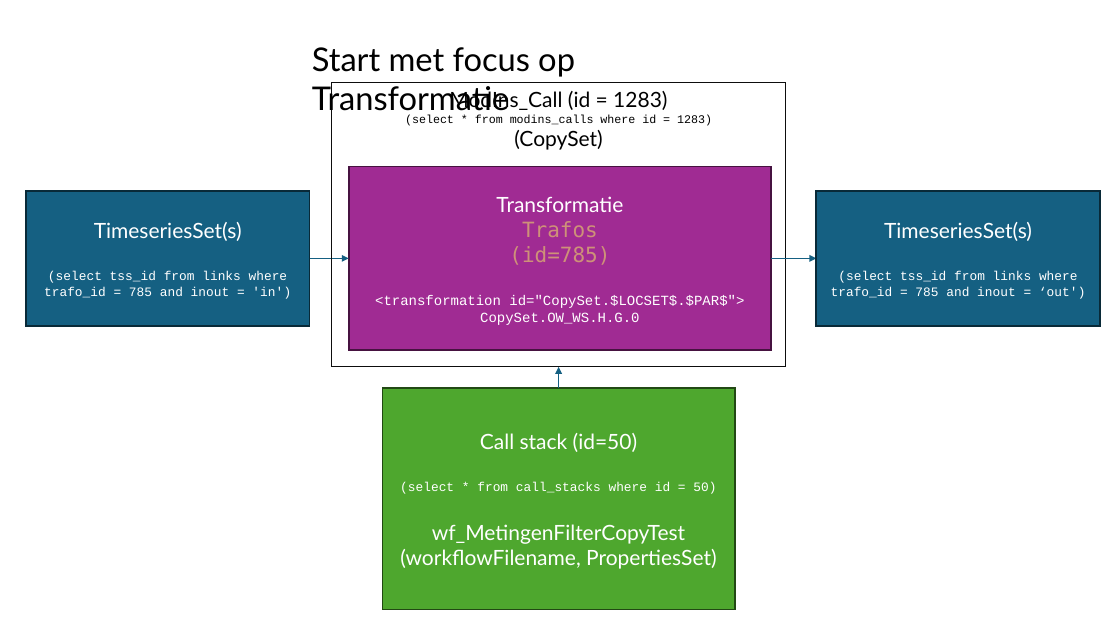
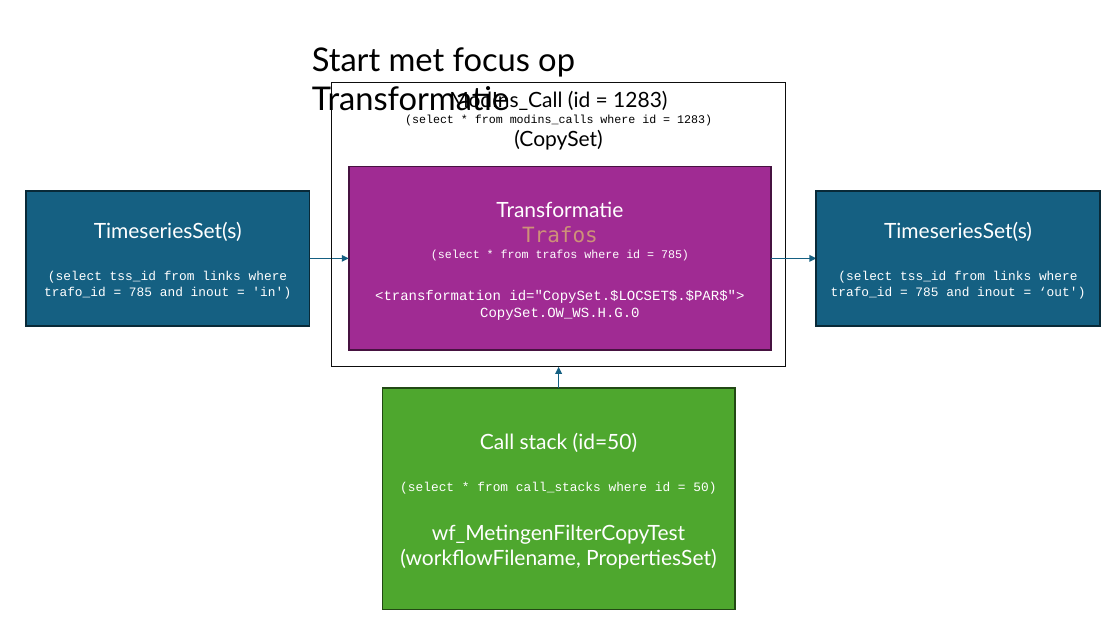
Before and after one commit to delta-agents/fews-networkvisualisation, a slide deck: slide 3 of doc/FEWS visualizer.pptx. Drawn at 1120x630 pixels with LibreOffice and Linux fonts; fonts in the diff are those of the drawing. Boxes give left, top, right and bottom in pixels: in the first picture for what was removed or moved away, otherwise in the second. Text is boxed around its words. In the diff, an @@ line names an element or a change of style, - is before the commit and + after.

Commit message:
update ppt

```diff
--- a/doc/FEWS visualizer.pptx
+++ b/doc/FEWS visualizer.pptx
@@ text in rectangle at (x1=431, y1=250, x2=689, y2=261): text changed; size 18 to 10 pt; font DejaVu Sans Mono to Courier New; text colour #CE9178 to #FFFFFF @@
-(id=785)
+(select * from trafos where id = 785)
```
